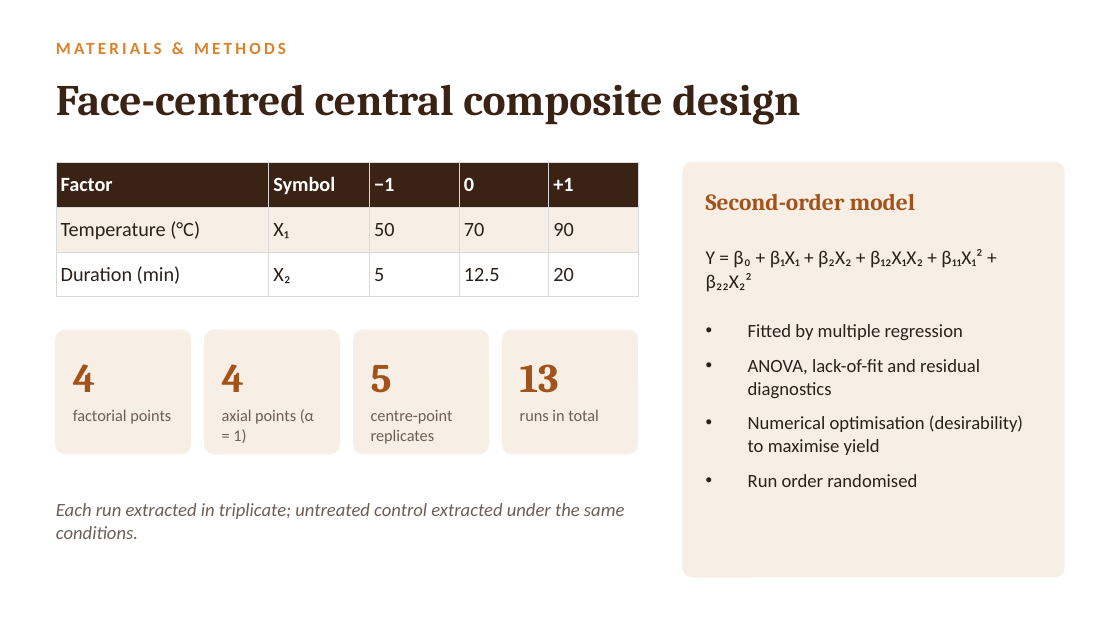
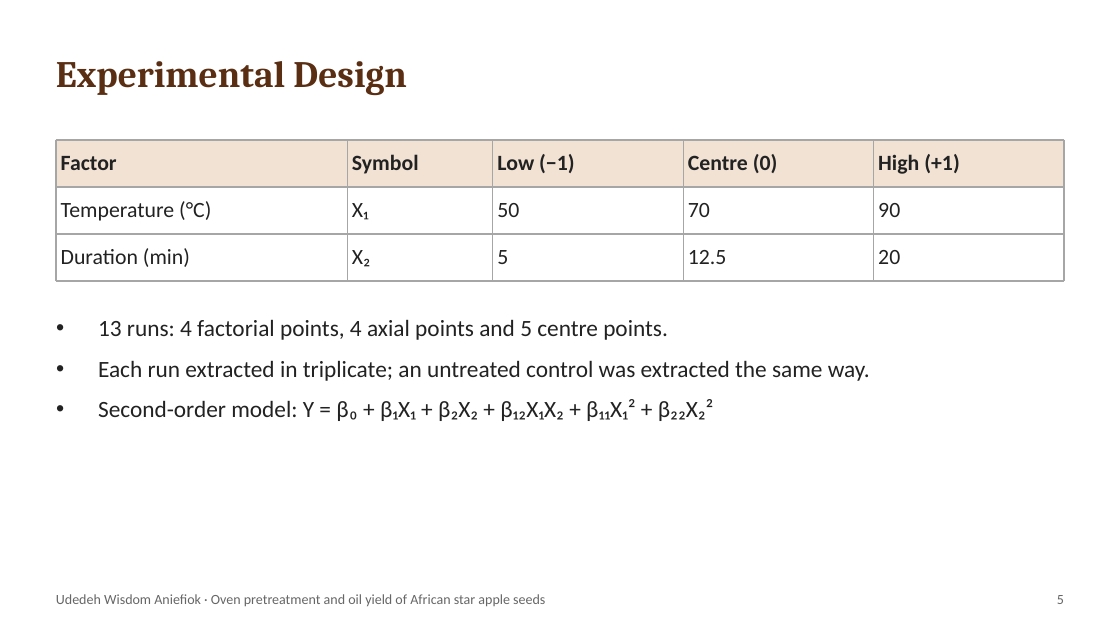
Before and after one commit to BlissNathan1305/turbo-waddle, a slide deck: slide 5 of thesis-presentations/African_Star_Apple_Seed_Oil_RSM.pptx. Drawn at 1120x630 pixels with LibreOffice and Linux fonts; fonts in the diff are those of the drawing. Boxes give left, top, right and bottom in pixels: in the first picture for what was removed or moved away, otherwise in the second. Text is boxed around its words. In the diff, an @@ line names an element or a change of style, - is before the commit and + after.

```diff
--- a/thesis-presentations/African_Star_Apple_Seed_Oil_RSM.pptx
+++ b/thesis-presentations/African_Star_Apple_Seed_Oil_RSM.pptx
@@ text at [56,61,407,95]: text changed; size 11 to 24 pt; font Calibri to Cambria; text colour #D9822B to #5A2E12 @@
-MATERIALS & METHODS
+Experimental Design
@@ text removed at [56,84,800,125] @@
-Face-centred central composite design
@@ table at [56,140,1064,271] @@
-row 1: Factor | Symbol | −1 | 0 | +1
+row 1: Factor | Symbol | Low (−1) | Centre (0) | High (+1)
@@ fill #3A2314 to #F1E2D4 in row 1 @@
@@ fill #F7EEE6 to none in row 2 @@
@@ fill #FFFFFF to none in row 3 @@
@@ size 13 to 14 pt in "Factor", "Symbol", "Temperature (°C)", "X₁" and 8 more places @@
@@ text colour #FFFFFF to #222222 in "Factor", "Symbol" @@
@@ text colour #2B211B to #222222 in "Temperature (°C)", "X₁", "50", "70" and 6 more places @@
@@ borders changed @@
@@ table: place and size @@
-table at [56,162,638,288]
+table at [56,140,1064,271]
@@ rounded rectangle removed at [683,162,1064,577] @@
@@ text removed at [706,194,916,210] @@
-Second-order model
@@ text removed at [706,249,982,292] @@
-Y = β₀ + β₁X₁ + β₂X₂ + β₁₂X₁X₂ + β₁₁X₁² + β₂₂X₂²
@@ text added at [98,319,870,421], 15 pt, text #222222 @@
+• 13 runs: 4 factorial points, 4 axial points and 5 centre points.
+• Each run extracted in triplicate; an untreated control was extracted the same way.
+• Second-order model: Y = β₀ + β₁X₁ + β₂X₂ + β₁₂X₁X₂ + β₁₁X₁² + β₂₂X₂²
@@ text removed at [748,324,1023,487] @@
-• Fitted by multiple regression
-• ANOVA, lack-of-fit and residual diagnostics
-• Numerical optimisation (desirability) to maximise yield
-• Run order randomised
@@ rounded rectangle removed at [56,330,190,454] @@
@@ rounded rectangle removed at [205,330,339,454] @@
@@ rounded rectangle removed at [354,330,488,454] @@
@@ rounded rectangle removed at [503,330,637,454] @@
@@ text removed at [73,364,95,392] @@
-4
@@ text removed at [222,364,244,392] @@
-4
@@ text removed at [520,364,559,393] @@
-13
@@ text removed at [73,409,171,424] @@
-factorial points
@@ text removed at [222,409,314,443] @@
-axial points (α = 1)
@@ text removed at [371,410,453,444] @@
-centre-point replicates
@@ text removed at [520,410,599,421] @@
-runs in total
@@ text removed at [56,503,624,539] @@
-Each run extracted in triplicate; untreated control extracted under the same conditions.
@@ text added at [56,594,545,606], 9 pt, text #666666 @@
+Udedeh Wisdom Aniefiok · Oven pretreatment and oil yield of African star apple seeds
@@ text "5": place and size @@
-text "5" at [371,365,392,393]
+text "5" at [1057,595,1064,604]
@@ text "5" at [1057,595,1064,604]: size 26 to 9 pt, font Cambria to Calibri, text colour #A2531A to #666666, bold off; alignment left to right; vertical alignment bottom to middle @@
```
Also in this commit, not shown: 6 other slides changed, 6 slides added, 7 slides removed, 2 other files.
